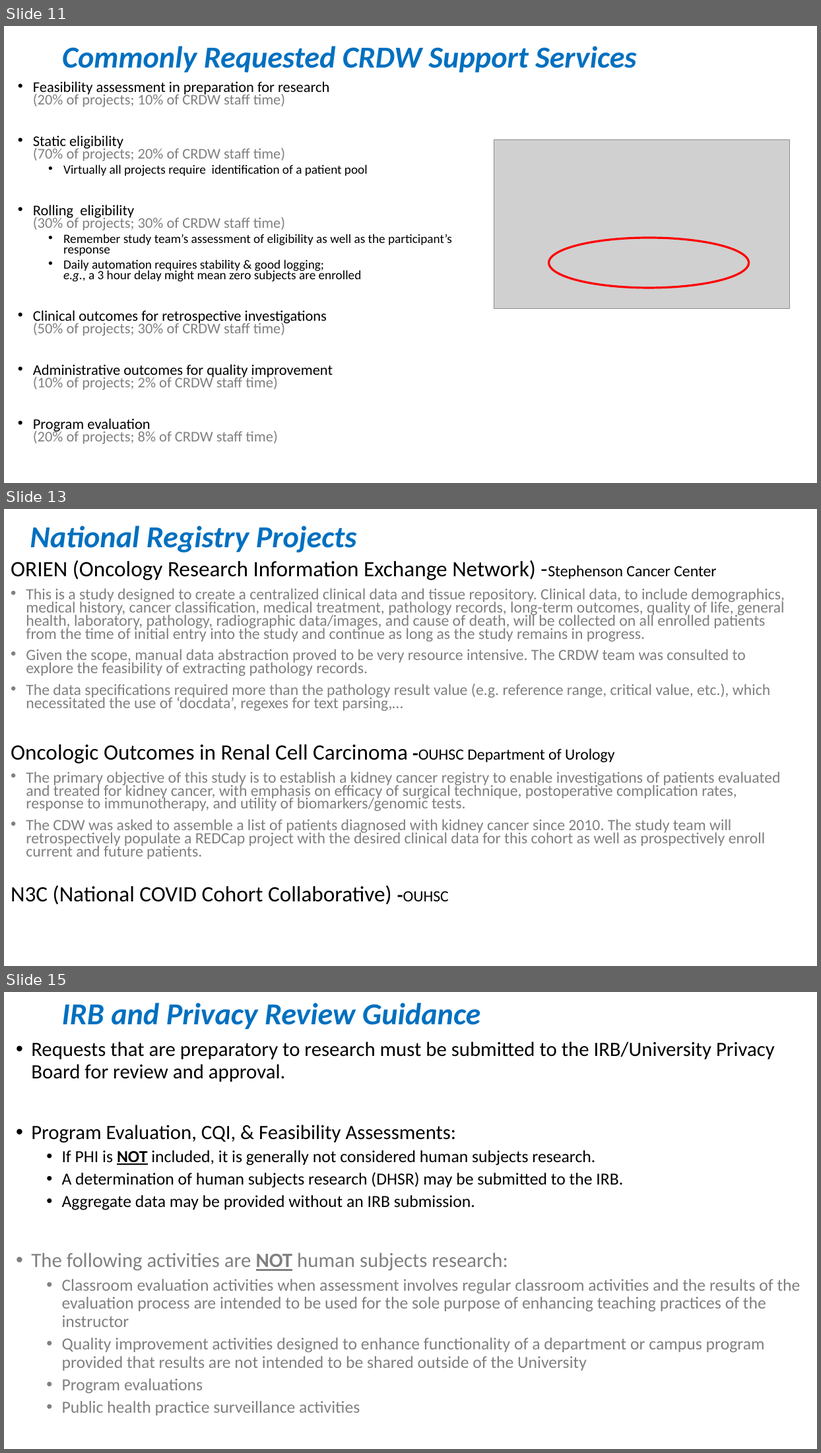
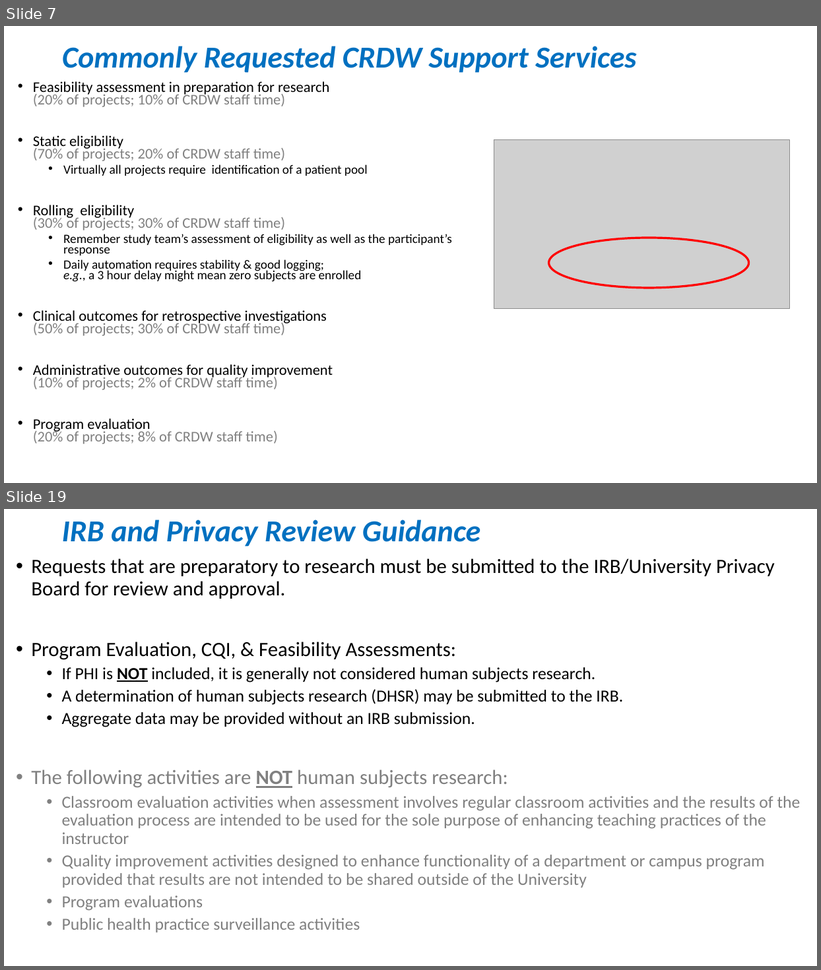
Before and after one commit to OuhscBbmc/prairie-outpost-public, a slide deck: publications/presentation-2021-02-aac/crdw-2021-02.pptx. Shown one above the other, each under a label of ours: slides 11, 13 and 15 before the commit, slides 7 and 19 after it; the slides between them are not shown. The pictures are 821x1453 and 821x970 pixels, drawn with LibreOffice and Linux fonts; fonts in the diff are those of the drawing; grey boxes stand for pictures. Boxes give left, top, right and bottom in pixels: in the first picture for what was removed or moved away, otherwise in the second. Text is boxed around its words. In the diff, an @@ line names an element or a change of style, - is before the commit and + after.

```diff
--- a/publications/presentation-2021-02-aac/crdw-2021-02.pptx
+++ b/publications/presentation-2021-02-aac/crdw-2021-02.pptx
@@ slide 13 removed at bbox=[4, 509, 817, 966], background #FFFFFF @@
@@ title removed at bbox=[30, 525, 357, 553] @@
-National Registry Projects
@@ text removed at bbox=[11, 560, 785, 905] @@
-ORIEN (Oncology Research Information Exchange Network) -Stephenson Cancer Center
-• This is a study designed to create a centralized clinical data and tissue repository. Clinical data, to include demographics, medical history, cancer classification, medical treatment, pathology records, long-term outcomes, quality of life, general health, laboratory, pathology, radiographic data/images, and cause of death, will be collected on all enrolled patients from the time of initial entry into the study and continue as long as the study remains in progress.
-• Given the scope, manual data abstraction proved to be very resource intensive. The CRDW team was consulted to explore the feasibility of extracting pathology records.
-• The data specifications required more than the pathology result value (e.g. reference range, critical value, etc.), which necessitated the use of ‘docdata’, regexes for text parsing,…
-Oncologic Outcomes in Renal Cell Carcinoma -OUHSC Department of Urology
-• The primary objective of this study is to establish a kidney cancer registry to enable investigations of patients evaluated and treated for kidney cancer, with emphasis on efficacy of surgical technique, postoperative complication rates, response to immunotherapy, and utility of biomarkers/genomic tests.
-• The CDW was asked to assemble a list of patients diagnosed with kidney cancer since 2010. The study team will retrospectively populate a REDCap project with the desired clinical data for this cohort as well as prospectively enroll current and future patients.
-N3C (National COVID Cohort Collaborative) -OUHSC
@@ what was slide 11 is now slide 7 @@
@@ what was slide 15 is now slide 19 @@
```
Also in this commit, not shown: 2 slides changed, 6 slides added, 1 other slide removed.
